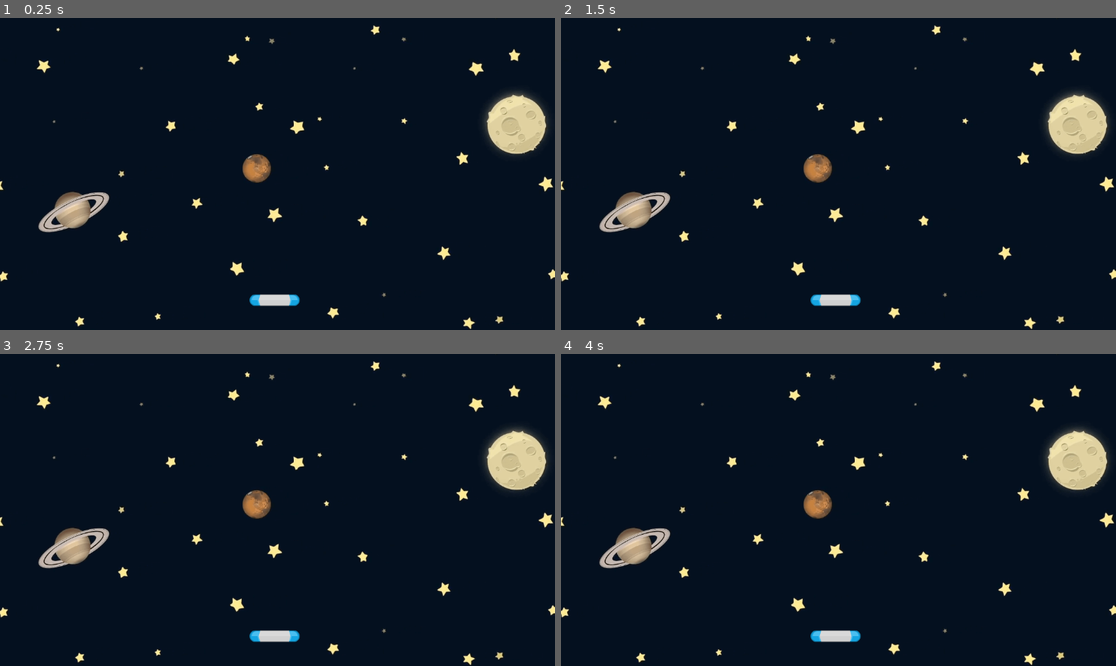
Above: before the commit, frames 1-4 (two rows, left to right).
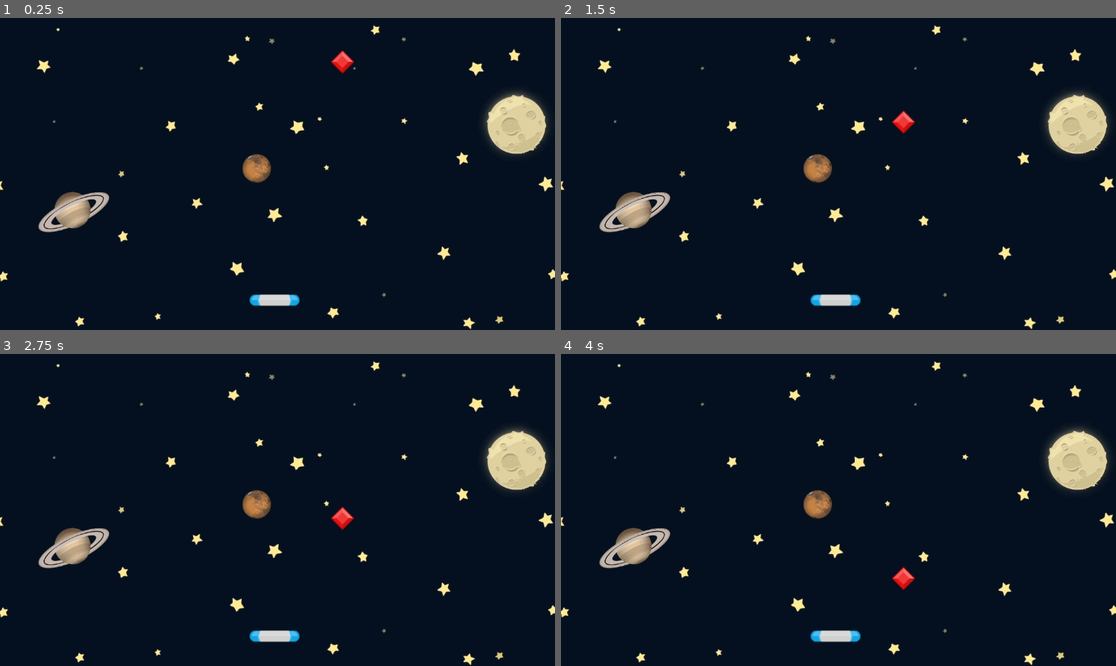
Above: after the commit, the same moments.

Repository: JaseBird/Gem-Catcher
Game: Godot game, scene res://scenes/game.tscn
Two runs of this game, one before a commit and one after it. Both use one fixed random seed, a clock stepped at 60 frames per second and the inputs below.
Inputs:
- Up to frame 1 (0.25 s): no input
- Up to frame 2 (1.5 s): no input
- Up to frame 3 (2.75 s): no input
- Up to frame 4 (4 s): no input

The runs differ from the first frame. In frame 1, 0.2% of the frame differs, in the area x 59-64%, y 10-18%; in frame 2, 0.2%; in frame 3, 0.2%, in the area x 59-64%, y 48-57%; in frame 4, 0.2%.

Commit message:
feat: add movement script to gem

Diff:
--- a/scenes/game.tscn
+++ b/scenes/game.tscn
@@ -1,7 +1,8 @@
-[gd_scene load_steps=3 format=3 uid="uid://tg5h4cbfpvrh"]
+[gd_scene load_steps=4 format=3 uid="uid://tg5h4cbfpvrh"]
 
 [ext_resource type="Texture2D" uid="uid://btcf6joaw1fap" path="res://assets/GameBg.png" id="1_87exp"]
 [ext_resource type="PackedScene" uid="uid://rvmrgdm87ltw" path="res://scenes/paddle.tscn" id="2_503eg"]
+[ext_resource type="PackedScene" uid="uid://bis6nlaixdd85" path="res://scenes/gem.tscn" id="3_o5hox"]
 
 [node name="Game" type="Node2D"]
 
@@ -12,3 +13,6 @@
 
 [node name="Paddle" parent="." instance=ExtResource("2_503eg")]
 position = Vector2(570, 586)
+
+[node name="Gem" parent="." instance=ExtResource("3_o5hox")]
+position = Vector2(711, 66)
--- /dev/null
+++ b/scenes/gem.gd
@@ -0,0 +1,11 @@
+extends Area2D
+
+
+# Called when the node enters the scene tree for the first time.
+func _ready() -> void:
+	pass # Replace with function body.
+
+
+# Called every frame. 'delta' is the elapsed time since the previous frame.
+func _process(delta: float) -> void:
+	position.y += 100.0 * delta
--- a/scenes/gem.tscn
+++ b/scenes/gem.tscn
@@ -1,11 +1,13 @@
-[gd_scene load_steps=3 format=3 uid="uid://bis6nlaixdd85"]
+[gd_scene load_steps=4 format=3 uid="uid://bis6nlaixdd85"]
 
+[ext_resource type="Script" path="res://scenes/gem.gd" id="1_7ekid"]
 [ext_resource type="Texture2D" uid="uid://cqvudqi6es030" path="res://assets/element_red_diamond.png" id="1_tvyiu"]
 
 [sub_resource type="RectangleShape2D" id="RectangleShape2D_81o4d"]
 size = Vector2(35.3553, 35.3553)
 
 [node name="Gem" type="Area2D"]
+script = ExtResource("1_7ekid")
 
 [node name="Sprite2D" type="Sprite2D" parent="."]
 texture = ExtResource("1_tvyiu")
@@ -13,5 +15,4 @@
 [node name="CollisionShape2D" type="CollisionShape2D" parent="."]
 position = Vector2(4.76837e-07, 7.15256e-07)
 rotation = 0.785398
-scale = Vector2(1, 1)
 shape = SubResource("RectangleShape2D_81o4d")
